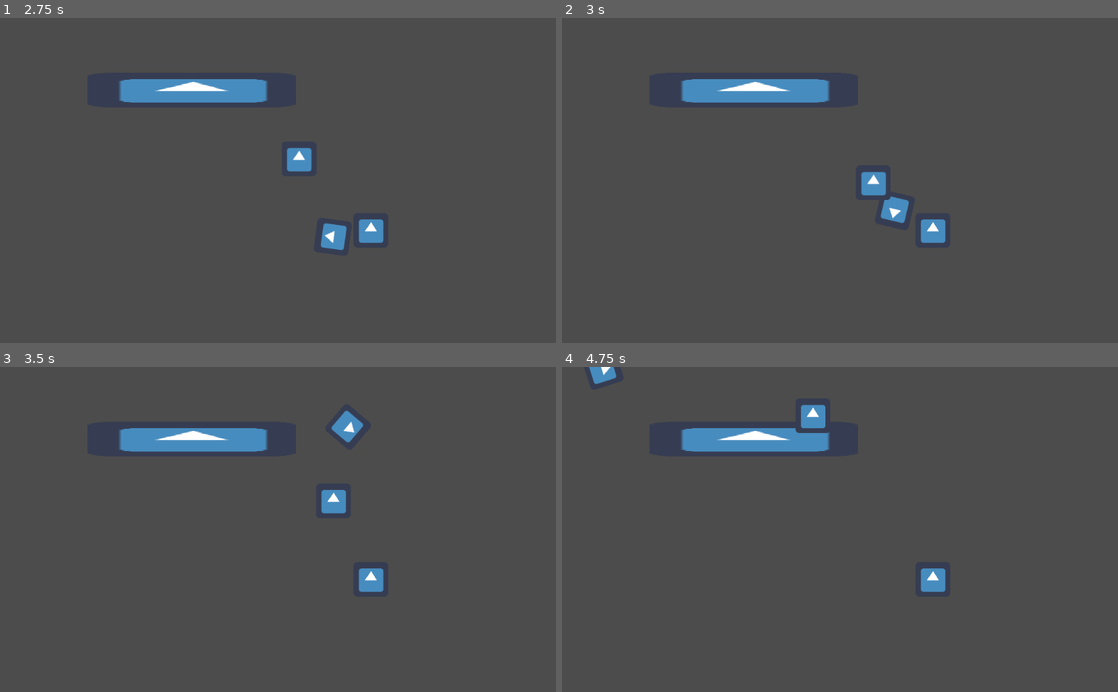
Above: before the commit, frames 1-4 (two rows, left to right).
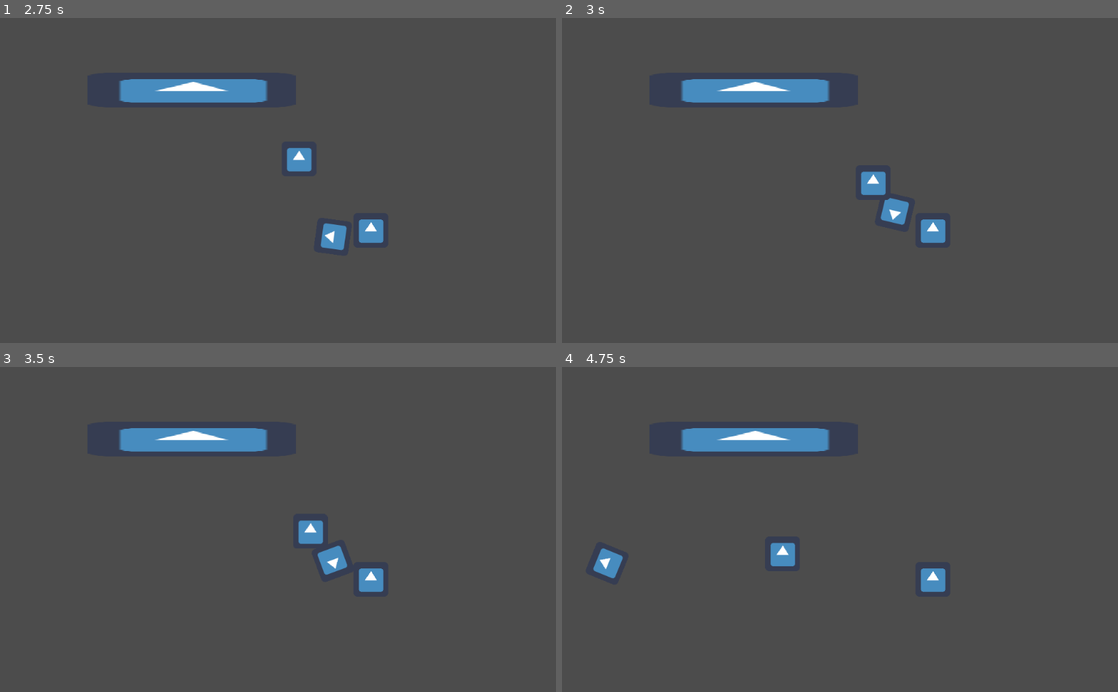
Above: after the commit, the same moments.

Repository: K2rlXYZ/Mits-Jam
Game: Godot game, scene res://Scenes/Levels/World.tscn
Two runs of this game, one before a commit and one after it. Both use one fixed random seed, a clock stepped at 60 frames per second and the inputs below. The engine's default icon, where the game draws it, is replaced by a stand-in: a white triangle on a blue panel in a dark square.
Inputs (mouse positions are in pixels of both pictures, inside the frame that each line leads up to):
- Up to frame 1 (2.75 s): move the mouse to (400, 164) at 0.52 s; hold D (move_right) 0.53-1.28 s; click (400, 164) at 0.6 s; move the mouse to (166, 196) at 1.27 s; hold S (move_down) 1.28-2.03 s; tap Q (drop) at 1.35 s; click (166, 196) at 1.55 s; move the mouse to (333, 109) at 2.02 s; hold D (move_right) from 2.03 s (still down); tap E (pick_up) at 2.1 s; click (333, 109) at 2.3 s
- Up to frame 2 (3 s): move the mouse to (812, 245) at 2.77 s; release D (move_right) at 2.78 s; hold W (move_up) from 2.78 s (still down); click (812, 245) at 2.85 s
- Up to frame 3 (3.5 s): keep holding W (move_up)
- Up to frame 4 (4.75 s): move the mouse to (1006, 578) at 3.52 s; release W (move_up) at 3.53 s; hold A (move_left) from 3.53 s (still down); click (1006, 578) at 3.6 s; move the mouse to (673, 480) at 4.27 s; tap Q (drop) at 4.35 s; click (673, 480) at 4.55 s

Frame 1 is identical in both runs. In frame 2, 0.1% of the frame differs, in the area x 53-63%, y 47-64%; in frame 3, 1.3%, in the area x 53-66%, y 13-64%; in frame 4, 1.3%.

Commit message:
enemy damage

Diff:
--- a/Player.gd
+++ b/Player.gd
@@ -31,11 +31,22 @@
 				weapon = body
 				if weapon:
 					weapon.position = Vector2.ZERO
+
 	if Input.is_action_just_pressed("drop") and has_weapon == true:
 		reparent(weapon, self.get_parent())
 		weapon.position = position
 		has_weapon = false
 
+	if Input.is_action_just_pressed("attack") and has_weapon:
+		for enemy in get_tree().get_nodes_in_group("Enemies"):
+			var dist = enemy.get_position().distance_to(get_position())
+			if dist < 100:
+				enemy.health-=get_weapon().damage
+
+func get_weapon():
+	for child in get_children():
+		if child.is_in_group("Weapons"):
+			return child
 
 func _physics_process(delta):
 	get_input()
--- /dev/null
+++ b/Scenes/Levels/Weapon.gd
@@ -0,0 +1,21 @@
+extends StaticBody2D
+
+
+# Declare member variables here. Examples:
+# var a = 2
+# var b = "text"
+
+
+# Called when the node enters the scene tree for the first time.
+func _ready():
+	pass # Replace with function body.
+
+
+# Called every frame. 'delta' is the elapsed time since the previous frame.
+#func _process(delta):
+#	pass
+var player_nearby
+var damage = 20
+
+func _physics_process(delta):
+	pass
--- a/Scenes/Levels/World.tscn
+++ b/Scenes/Levels/World.tscn
@@ -1,9 +1,10 @@
-[gd_scene load_steps=5 format=2]
+[gd_scene load_steps=6 format=2]
 
 [ext_resource path="res://Scenes/Objects/Player.tscn" type="PackedScene" id=1]
 [ext_resource path="res://Scenes/Objects/Enemy.tscn" type="PackedScene" id=2]
 [ext_resource path="res://Scenes/Levels/house.tscn" type="PackedScene" id=3]
 [ext_resource path="res://Scenes/Levels/Weapon.tscn" type="PackedScene" id=4]
+[ext_resource path="res://Scenes/Levels/Weapon.gd" type="Script" id=5]
 
 [node name="World" type="Node2D"]
 
@@ -14,6 +15,7 @@
 
 [node name="Weapon" parent="." instance=ExtResource( 4 )]
 position = Vector2( 353, 133 )
+script = ExtResource( 5 )
 
-[node name="Enemy" parent="." instance=ExtResource( 2 )]
+[node name="Enemy" parent="." groups=["Enemies"] instance=ExtResource( 2 )]
 position = Vector2( 945, 140 )
--- a/Scenes/Objects/Enemy.gd
+++ b/Scenes/Objects/Enemy.gd
@@ -2,6 +2,7 @@
 
 var velocity = Vector2.ZERO
 var speed = 200
+var health = 100
 
 func _ready():
 	pass
@@ -12,3 +13,8 @@
 	if player != null:
 		velocity = position.direction_to(player.position) * speed
 	velocity = move_and_slide(velocity)
+
+
+
+	if health <= 0:
+		queue_free()
--- a/Scenes/Objects/Enemy.tscn
+++ b/Scenes/Objects/Enemy.tscn
@@ -6,6 +6,10 @@
 [sub_resource type="CircleShape2D" id=1]
 
 [sub_resource type="CircleShape2D" id=2]
+radius = 30.0167
+
+[sub_resource type="CircleShape2D" id=3]
+radius = 80.0
 
 [node name="Enemy" type="KinematicBody2D"]
 collision_layer = 2
@@ -17,9 +21,14 @@
 
 [node name="Area2D" type="Area2D" parent="."]
 
-[node name="CollisionShape2D" type="CollisionShape2D" parent="Area2D"]
+[node name="seekArea" type="CollisionShape2D" parent="Area2D"]
 scale = Vector2( 100, 100 )
 shape = SubResource( 1 )
 
-[node name="CollisionShape2D" type="CollisionShape2D" parent="."]
+[node name="collisionArea" type="CollisionShape2D" parent="."]
 shape = SubResource( 2 )
+
+[node name="Area2D2" type="Area2D" parent="."]
+
+[node name="damageArea" type="CollisionShape2D" parent="Area2D2"]
+shape = SubResource( 3 )
--- a/project.godot
+++ b/project.godot
@@ -46,6 +46,11 @@
 "events": [ Object(InputEventKey,"resource_local_to_scene":false,"resource_name":"","device":0,"alt":false,"shift":false,"control":false,"meta":false,"command":false,"pressed":false,"scancode":0,"physical_scancode":81,"unicode":0,"echo":false,"script":null)
  ]
 }
+attack={
+"deadzone": 0.5,
+"events": [ Object(InputEventMouseButton,"resource_local_to_scene":false,"resource_name":"","device":0,"alt":false,"shift":false,"control":false,"meta":false,"command":false,"button_mask":0,"position":Vector2( 0, 0 ),"global_position":Vector2( 0, 0 ),"factor":1.0,"button_index":1,"pressed":false,"doubleclick":false,"script":null)
+ ]
+}
 
 [physics]
 
Not shown, added: Assets/Weapons/hot_dog.png.import
Not shown, added: Assets/Weapons/hot_dog_stand.png.import
Not shown, added: Assets/taxi.png.import
Not shown: 1 places in Scenes/Objects/Enemy.tscn that only renumber resources
